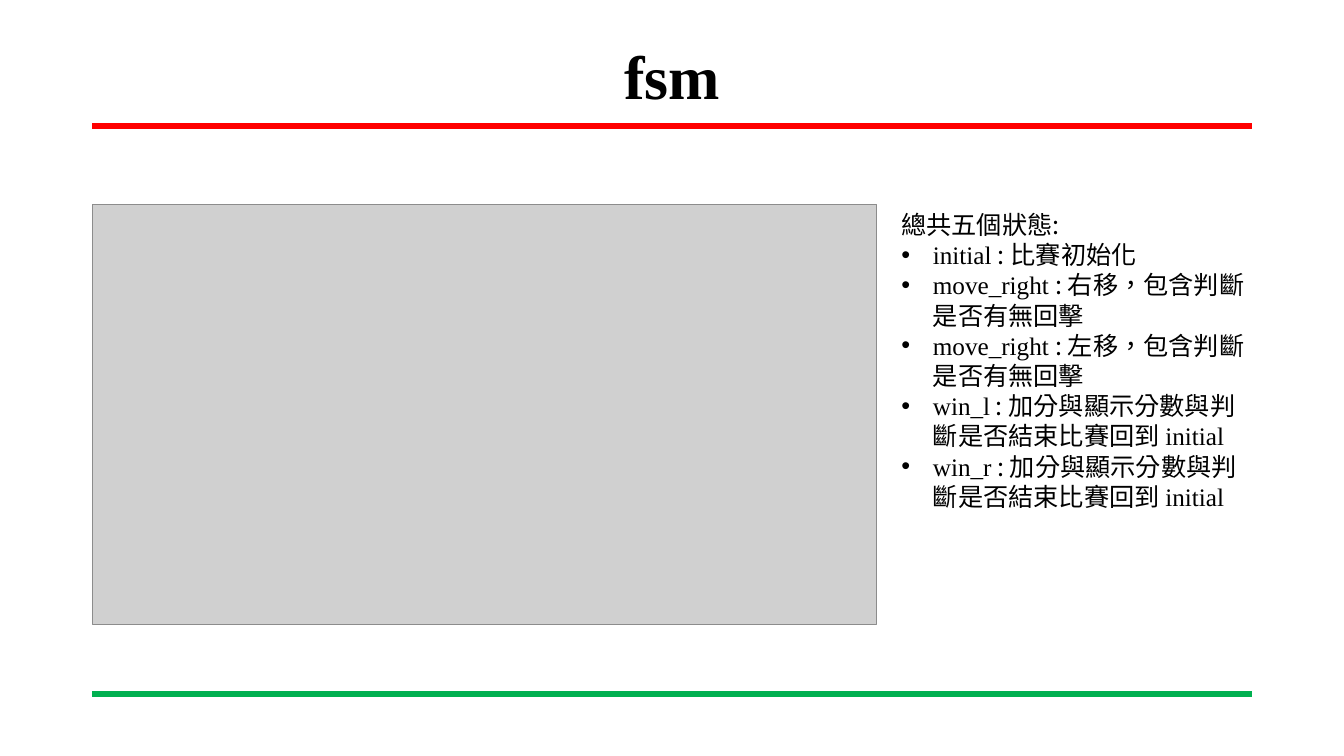
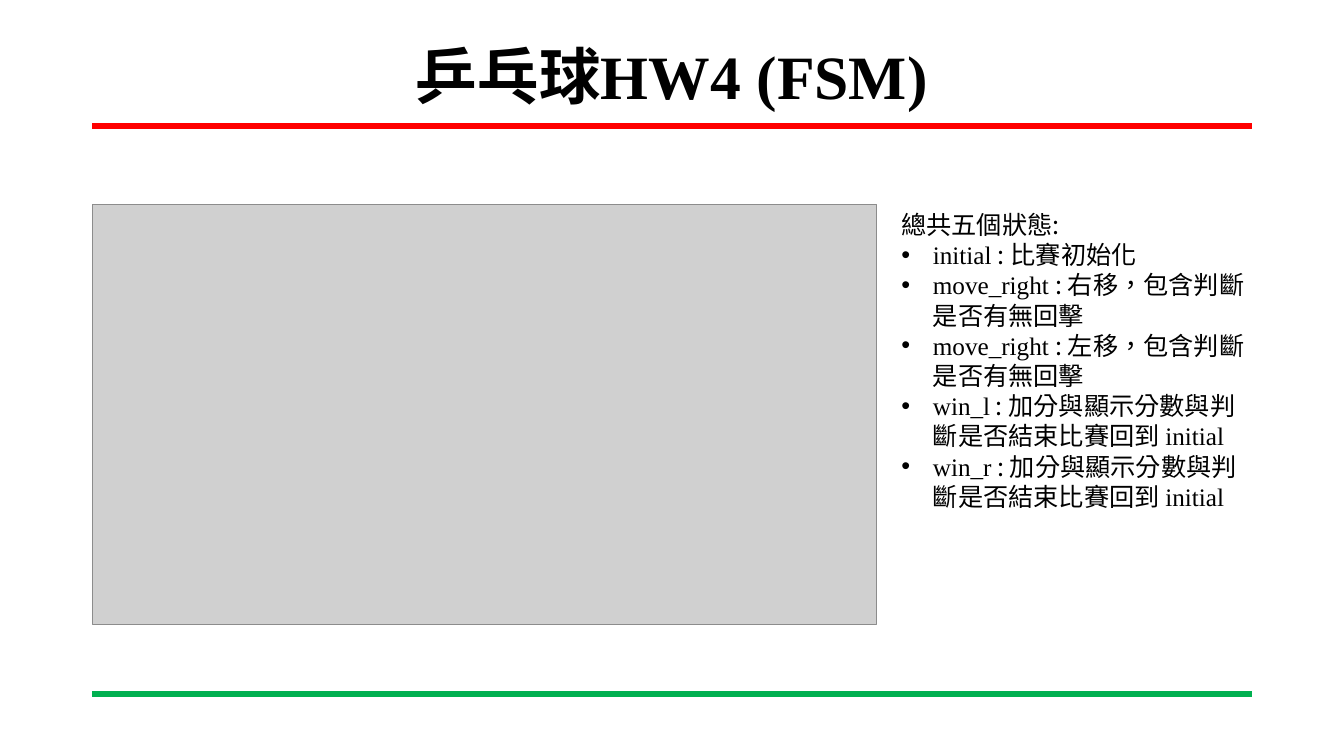
Before and after one commit to yihong92/FPGA, a slide deck: slide 4 of HW5/HW5-2 顯示乒乓球及(球改成圖片bouns)/HW5-2 顯示乒乓球(及球改成圖片bouns).pptx (slide 11 before the commit). Drawn at 1344x756 pixels with LibreOffice and Linux fonts; fonts in the diff are those of the drawing; grey boxes stand for pictures; background and template pictures are left out. Boxes give left, top, right and bottom in pixels: in the first picture for what was removed or moved away, otherwise in the second. Text is boxed around its words. In the diff, an @@ line names an element or a change of style, - is before the commit and + after.

```diff
--- a/HW5/HW5-2 顯示乒乓球及(球改成圖片bouns)/HW5-2 顯示乒乓球(及球改成圖片bouns).pptx
+++ b/HW5/HW5-2 顯示乒乓球及(球改成圖片bouns)/HW5-2 顯示乒乓球(及球改成圖片bouns).pptx
@@ title at <box>416,46,928,111</box>: text changed @@
-fsm
+乒乓球HW4 (FSM)
```
Also in this commit, not shown: 7 other slides changed, 4 slides added, 12 slides removed, 1 other file.
